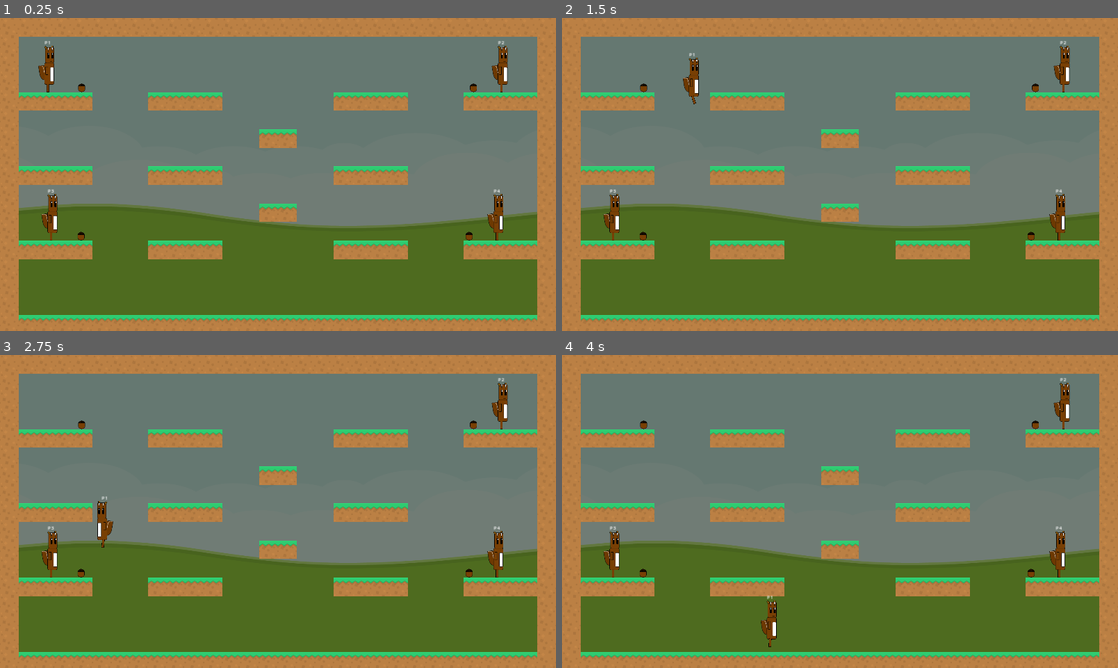
Above: before the commit, frames 1-4 (two rows, left to right).
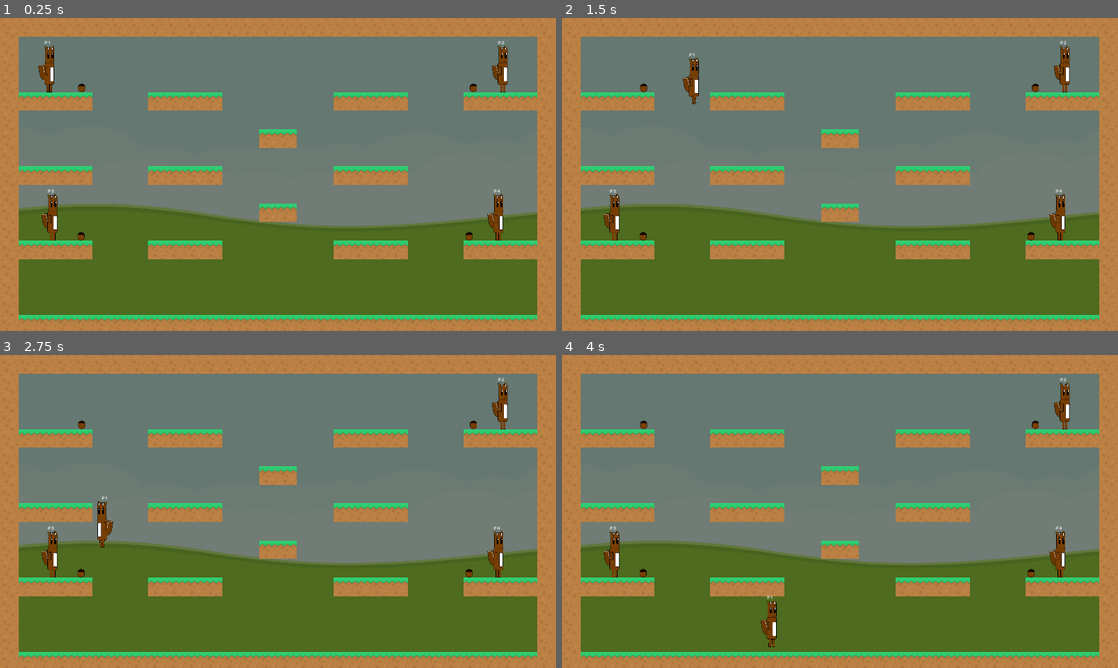
Above: after the commit, the same moments.

Repository: the-g-force/GGJ24
Game: Godot game, scene res://world/world.tscn
Same seed, same stepped clock (60 frames per second), same inputs: the game is played once before the commit and once after it.
Inputs:
- Up to frame 1 (0.25 s): no input
- Up to frame 2 (1.5 s): tap Enter at 0.5 s; hold Z 0.53-1.28 s; hold D from 0.53 s (still down); tap Space at 0.77 s; tap Z at 1.35 s
- Up to frame 3 (2.75 s): tap Space at 1.52 s; release D at 2.03 s; hold A from 2.03 s (still down); hold Z from 2.03 s (still down)
- Up to frame 4 (4 s): release A at 2.78 s; release Z at 2.78 s; hold D from 2.78 s (still down); tap Z at 2.85 s; tap Space at 3.02, 3.77 s; hold Z from 3.53 s (still down)

The runs differ from the first frame. In frame 1, less than 0.1% of the frame differs, in the area x 8-91%, y 21-72%; in frame 2, less than 0.1%; in frame 3, less than 0.1%; in frame 4, less than 0.1%.

Commit message:
Move background back
This prevents it from covering the legs of the chipmunks.

Diff:
--- a/project/world/world.tscn
+++ b/project/world/world.tscn
@@ -36,6 +36,8 @@
 
 [node name="Background" type="TextureRect" parent="."]
 modulate = Color(0.486275, 0.490196, 0.458824, 1)
+z_index = -100
+z_as_relative = false
 custom_minimum_size = Vector2(1920, 1080)
 offset_right = 1920.0
 offset_bottom = 1080.0
